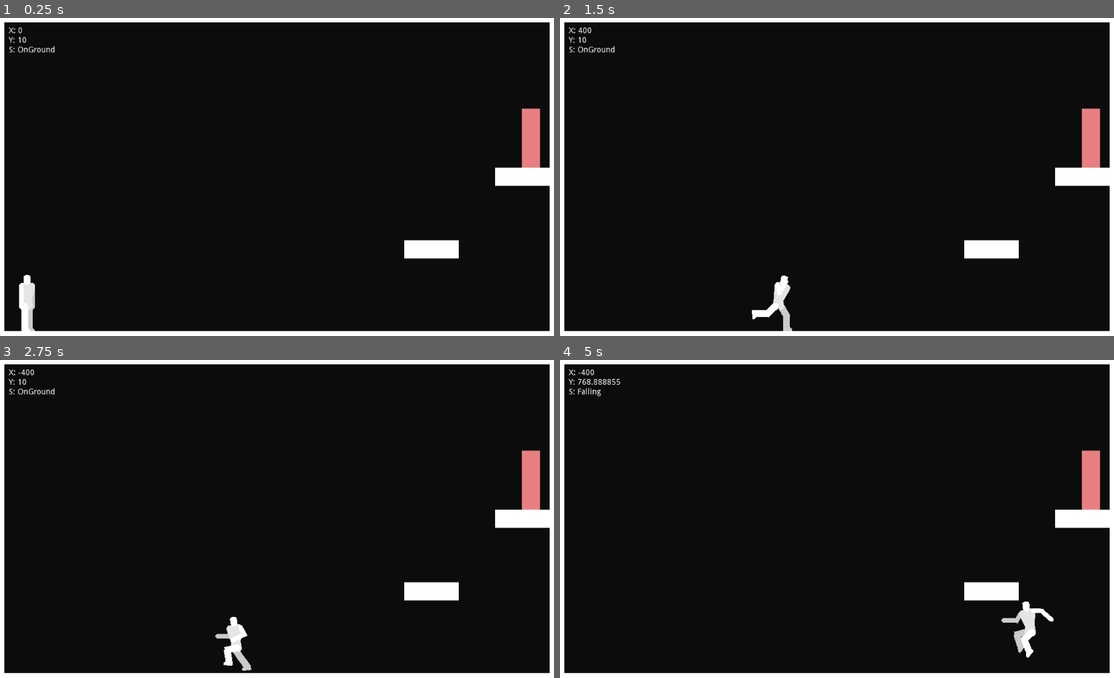
Above: before the commit, frames 1-4 (two rows, left to right).
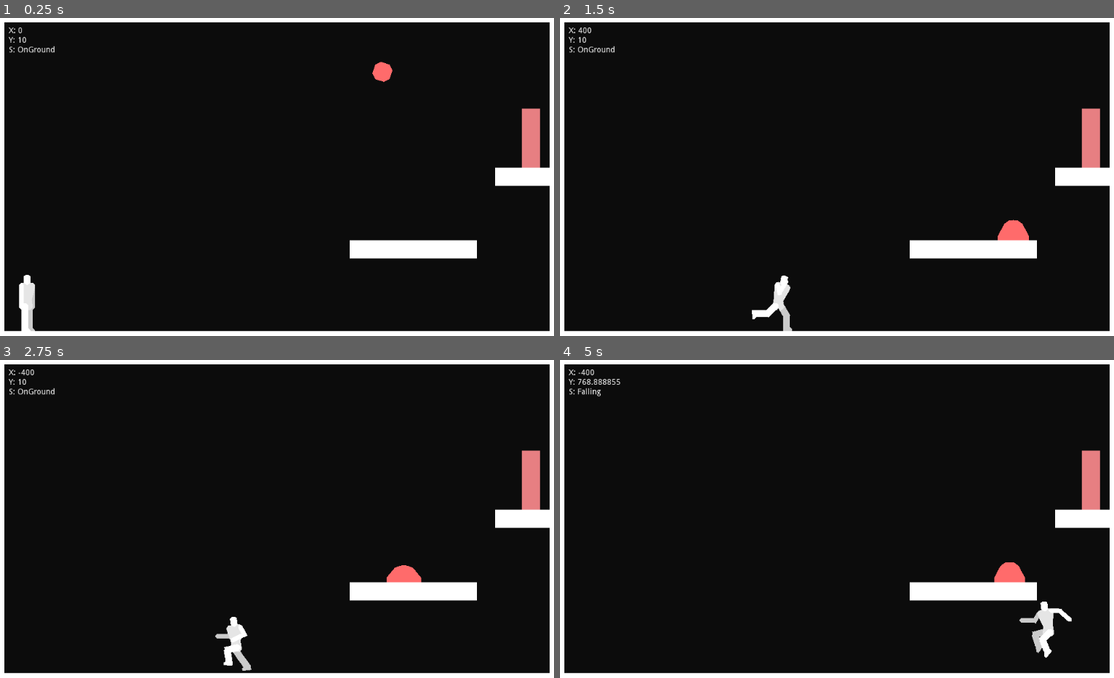
Above: after the commit, the same moments.

Repository: DarknessCatt/Lost-Soul
Game: Godot game, scene res://Maps/Debug_Map/Debug_Map.tscn
Two runs of this game, one before a commit and one after it. Both use one fixed random seed, a clock stepped at 60 frames per second and the inputs below. This scene is started directly instead of the project's main scene.
Inputs:
- Up to frame 1 (0.25 s): no input
- Up to frame 2 (1.5 s): hold C (hero_attack) 0.53-1.28 s; hold Right (hero_right) from 0.53 s (still down); tap Z (hero_jump) at 0.77 s; tap D (hero_heart) at 1.35 s
- Up to frame 3 (2.75 s): tap Z (hero_jump) at 1.52 s; release Right (hero_right) at 2.03 s; hold Left (hero_left) from 2.03 s (still down); hold C (hero_attack) from 2.03 s (still down)
- Up to frame 4 (5 s): release Left (hero_left) at 2.78 s; release C (hero_attack) at 2.78 s; hold Right (hero_right) 2.78-4.28 s; tap D (hero_heart) at 2.85, 4.35 s; tap Z (hero_jump) at 3.02, 3.77, 4.52 s; hold C (hero_attack) 3.53-4.28 s; hold Left (hero_left) from 4.28 s (still down)

The runs differ from the first frame. In frame 1, 1.0% of the frame differs, in the area x 63-87%, y 13-76%; in frame 2, 1.1%; in frame 3, 1.0%; in frame 4, 2.0%, in the area x 63-93%, y 63-94%.

Commit message:
Wandering Enemy

Diff:
--- /dev/null
+++ b/Lost_Soul/Classes/FSM.gd
@@ -0,0 +1,17 @@
+extends KinematicBody2D
+
+#FSM
+onready var cur_state : Node
+export(bool) var on_cutscene : bool = false
+
+##Functions
+func _input(event):
+	cur_state.input(self, event)
+
+func _physics_process(delta):
+	cur_state.update(self, delta)
+
+func _change_state(new_state : Node):
+	cur_state.exit(self)
+	cur_state = new_state
+	cur_state.enter(self)
--- /dev/null
+++ b/Lost_Soul/Classes/State.gd
@@ -0,0 +1,14 @@
+extends Node
+
+func enter(_Player : KinematicBody2D) -> void:
+	pass
+
+func exit(_Player : KinematicBody2D) -> void:
+	pass
+
+func update(_Player: KinematicBody2D, _delta : float) -> void:
+	pass
+
+func input(_Player: KinematicBody2D, _event : InputEvent) -> void:
+	#uhu
+	pass
--- /dev/null
+++ b/Lost_Soul/Entities/Enemies/Wandering_Enemies/Base_Wanderer.gd
@@ -0,0 +1,20 @@
+extends "res://Classes/FSM.gd"
+
+#Information
+onready var body : Node2D = $Body
+
+func _ready():
+	cur_state = $States/Walking
+	cur_state.enter(self)
+
+#Movement
+var speed : Vector2 = Vector2(0,0)
+
+#Functions
+func change_animation(anim : String) -> void:
+	$Body_Animations.play(anim)
+
+#Base_Functions
+func _input(_event):
+	#NPCs ignore inputs (most of the times)
+	pass
--- /dev/null
+++ b/Lost_Soul/Entities/Enemies/Wandering_Enemies/Base_Wanderer/Base_Wanderer.tscn
@@ -0,0 +1,27 @@
+[gd_scene load_steps=3 format=2]
+
+[ext_resource path="res://Entities/Enemies/Wandering_Enemies/Base_Wanderer/States/Falling.gd" type="Script" id=1]
+[ext_resource path="res://Entities/Enemies/Wandering_Enemies/Base_Wanderer/States/Walking.gd" type="Script" id=2]
+
+[node name="Base_Wanderer" type="KinematicBody2D"]
+collision_layer = 2
+collision_mask = 16
+
+[node name="Body_Animations" type="AnimationPlayer" parent="."]
+
+[node name="States" type="Node" parent="."]
+
+[node name="Walking" type="Node" parent="States"]
+script = ExtResource( 2 )
+
+[node name="Falling" type="Node" parent="States"]
+script = ExtResource( 1 )
+
+[node name="Body" type="Node2D" parent="."]
+
+[node name="Perception" type="Node2D" parent="."]
+
+[node name="Path_Checker" type="RayCast2D" parent="Perception"]
+enabled = true
+cast_to = Vector2( 0, 20 )
+collision_mask = 16
--- /dev/null
+++ b/Lost_Soul/Entities/Enemies/Wandering_Enemies/Base_Wanderer/States/Falling.gd
@@ -0,0 +1,46 @@
+extends "res://Classes/State.gd"
+
+#State info
+export(String) var state_anim : String = "Falling"
+
+#Movement info
+const NORMAL : Vector2 = Vector2(0, -1)
+export(int) var ACCEL : int = 2000
+export(int) var MAX_SPEED : int = 100
+export(float) var FRICTION : float = 0.75
+export(int) var GRAVITY : int = 3500
+export(int) var MAX_GRAV : int = 2000
+var dir : int = 1
+
+#Functions
+func enter(_Player : KinematicBody2D) -> void:
+	_Player.change_animation(state_anim)
+	dir = sign(_Player.speed.x)
+
+func update(_Player: KinematicBody2D, _delta : float) -> void:
+	var spdx : float = _Player.speed.x + dir*ACCEL*_delta
+
+	if sign(spdx) != dir : spdx *= FRICTION
+
+	if abs(spdx) > MAX_SPEED: spdx = MAX_SPEED*dir
+	elif abs(spdx) < 10: spdx = 0
+
+	if sign(spdx) != sign(_Player.speed.x):
+		match sign(spdx):
+			-1.0:
+				_Player.body.scale.x = -1
+			1.0:
+				_Player.body.scale.x = 1
+
+	_Player.speed.x = spdx
+
+	_Player.speed.y += GRAVITY*_delta
+	if _Player.speed.y > MAX_GRAV: _Player.speed.y = MAX_GRAV
+
+	_Player.move_and_slide(_Player.speed, NORMAL)
+
+	if _Player.is_on_wall():
+		_Player.speed.x *= -1
+
+	if _Player.is_on_floor():
+		_Player._change_state($"../Walking")
--- /dev/null
+++ b/Lost_Soul/Entities/Enemies/Wandering_Enemies/Base_Wanderer/States/Walking.gd
@@ -0,0 +1,60 @@
+extends "res://Classes/State.gd"
+
+#State info
+export(String) var state_anim : String = "Walking"
+export(int) var path_checker_dist : int = 0
+
+#Movement info
+const NORMAL : Vector2 = Vector2(0, -1)
+export(int) var ACCEL : int = 2000
+export(int) var MAX_SPEED : int = 100
+export(float) var FRICTION : float = 0.75
+var dir : int = 1
+onready var path_checker : RayCast2D = $"../../Perception/Path_Checker"
+
+#Functions
+func enter(_Player : KinematicBody2D) -> void:
+	_Player.change_animation(state_anim)
+	_Player.speed.y = 10
+
+	dir = sign(_Player.speed.x)
+	if dir == 0: dir = 1
+
+	path_checker.position.x = path_checker_dist*dir
+	path_checker.enabled = true
+
+func exit(_Player : KinematicBody2D) -> void:
+	path_checker.enabled = false
+
+func update(_Player: KinematicBody2D, _delta : float) -> void:
+	var spdx : float = _Player.speed.x + dir*ACCEL*_delta
+
+	if sign(spdx) != dir : spdx *= FRICTION
+
+	if abs(spdx) > MAX_SPEED: spdx = MAX_SPEED*dir
+	elif abs(spdx) < 10: spdx = 0
+
+	if sign(spdx) != sign(_Player.speed.x):
+		match sign(spdx):
+			-1.0:
+				_Player.body.scale.x = -1
+			1.0:
+				_Player.body.scale.x = 1
+
+	_Player.speed.x = spdx
+
+	_Player.move_and_slide(_Player.speed, NORMAL)
+
+	if not _Player.is_on_floor():
+		_Player._change_state($"../Falling")
+
+	if _Player.is_on_wall():
+		_Player.speed.x = 0
+		self.change_direction()
+
+	if path_checker.get_collider() == null:
+		self.change_direction()
+
+func change_direction() -> void:
+	dir *= -1
+	path_checker.position.x *= -1
--- /dev/null
+++ b/Lost_Soul/Entities/Enemies/Wandering_Enemies/Test_Wanderer/Test_Wanderer.gd
@@ -0,0 +1,8 @@
+extends "../Base_Wanderer.gd"
+
+var invencible = false
+
+func _hit(_damage : int, force : int, direction : Vector2):
+	#invencible = true
+	self.speed = direction.normalized()*force
+	#$Animation.play("Hit")
--- /dev/null
+++ b/Lost_Soul/Entities/Enemies/Wandering_Enemies/Test_Wanderer/Test_Wanderer.tscn
@@ -0,0 +1,115 @@
+[gd_scene load_steps=9 format=2]
+
+[ext_resource path="res://Entities/Enemies/Wandering_Enemies/Base_Wanderer/Base_Wanderer.tscn" type="PackedScene" id=1]
+[ext_resource path="res://Entities/Enemies/Wandering_Enemies/Test_Wanderer/Test_Wanderer.gd" type="Script" id=2]
+[ext_resource path="res://Entities/Combat/Hurtbox/Hurtbox.tscn" type="PackedScene" id=3]
+
+[sub_resource type="Animation" id=3]
+resource_name = "Falling"
+length = 0.2
+tracks/0/type = "value"
+tracks/0/path = NodePath("Body/Body:polygon")
+tracks/0/interp = 2
+tracks/0/loop_wrap = true
+tracks/0/imported = false
+tracks/0/enabled = true
+tracks/0/keys = {
+"times": PoolRealArray( 0, 0.2 ),
+"transitions": PoolRealArray( 1, 1 ),
+"update": 0,
+"values": [ PoolVector2Array( -16, -24, -8, -26, 0, -28, 8, -26, 16, -24, 32, -8, 32, 0, -32, 0, -32, -8 ), PoolVector2Array( -16, -24, -8, -32, 0, -32, 8, -32, 16, -24, 16, -8, 8, 0, -8, 0, -16, -8 ) ]
+}
+
+[sub_resource type="Animation" id=4]
+resource_name = "Falling Loop"
+length = 0.5
+loop = true
+tracks/0/type = "value"
+tracks/0/path = NodePath("Body/Body:rotation_degrees")
+tracks/0/interp = 1
+tracks/0/loop_wrap = true
+tracks/0/imported = false
+tracks/0/enabled = true
+tracks/0/keys = {
+"times": PoolRealArray( 0, 0.5 ),
+"transitions": PoolRealArray( 1, 1 ),
+"update": 0,
+"values": [ 0.0, 180.0 ]
+}
+
+[sub_resource type="Animation" id=1]
+resource_name = "Walking"
+length = 0.7
+loop = true
+step = 0.01
+tracks/0/type = "value"
+tracks/0/path = NodePath("Body/Body:polygon")
+tracks/0/interp = 2
+tracks/0/loop_wrap = true
+tracks/0/imported = false
+tracks/0/enabled = true
+tracks/0/keys = {
+"times": PoolRealArray( 0, 0.35 ),
+"transitions": PoolRealArray( 1, 1 ),
+"update": 0,
+"values": [ PoolVector2Array( -16, -24, -8, -26, 0, -28, 8, -26, 16, -24, 32, -8, 32, 0, -32, 0, -32, -8 ), PoolVector2Array( -16, -32, -8, -40, 0, -40, 8, -40, 16, -32, 24, -8, 24, 0, -24, 0, -24, -8 ) ]
+}
+tracks/1/type = "value"
+tracks/1/path = NodePath("Body/Body:rotation_degrees")
+tracks/1/interp = 1
+tracks/1/loop_wrap = true
+tracks/1/imported = false
+tracks/1/enabled = true
+tracks/1/keys = {
+"times": PoolRealArray( 0 ),
+"transitions": PoolRealArray( 1 ),
+"update": 0,
+"values": [ 0.0 ]
+}
+
+[sub_resource type="CapsuleShape2D" id=5]
+radius = 14.0
+height = 38.0
+
+[sub_resource type="RectangleShape2D" id=2]
+extents = Vector2( 32, 8 )
+
+[node name="Test_Wanderer" instance=ExtResource( 1 )]
+script = ExtResource( 2 )
+
+[node name="Body_Animations" parent="." index="0"]
+anims/Falling = SubResource( 3 )
+"anims/Falling Loop" = SubResource( 4 )
+anims/Walking = SubResource( 1 )
+next/Falling = "Falling Loop"
+
+[node name="Walking" parent="States" index="0"]
+path_checker_dist = 32
+ACCEL = 800
+FRICTION = 0.8
+
+[node name="Falling" parent="States" index="1"]
+GRAVITY = 2000
+MAX_GRAV = 1000
+
+[node name="Body" type="Polygon2D" parent="Body" index="0"]
+position = Vector2( 0, -8 )
+color = Color( 1, 0.42, 0.42, 1 )
+offset = Vector2( 0, 16 )
+polygon = PoolVector2Array( -16, -24, -8, -26, 0, -28, 8, -26, 16, -24, 32, -8, 32, 0, -32, 0, -32, -8 )
+
+[node name="Hurtbox" parent="Body" index="1" instance=ExtResource( 3 )]
+position = Vector2( 0, -6 )
+Id = 2
+Character = NodePath("../..")
+hit_effect_dist = 16
+
+[node name="CollisionShape2D" type="CollisionShape2D" parent="Body/Hurtbox" index="1"]
+rotation = 1.5708
+shape = SubResource( 5 )
+
+[node name="Collision" type="CollisionShape2D" parent="." index="3"]
+shape = SubResource( 2 )
+
+[node name="Path_Checker" parent="Perception" index="0"]
+cast_to = Vector2( 0, 10 )
--- a/Lost_Soul/Maps/Debug_Map/Debug_Map.gd
+++ b/Lost_Soul/Maps/Debug_Map/Debug_Map.gd
@@ -1,4 +1,4 @@
 extends Node2D
 
-func _process(delta):
+func _process(_delta):
 	$Info.set_text("X: " + str($Hero.speed.x) + "\nY: " + str($Hero.speed.y) + "\nS: " + str($Hero.cur_state.name))
--- a/Lost_Soul/Maps/Debug_Map/Debug_Map.tscn
+++ b/Lost_Soul/Maps/Debug_Map/Debug_Map.tscn
@@ -1,9 +1,10 @@
-[gd_scene load_steps=5 format=2]
+[gd_scene load_steps=6 format=2]
 
 [ext_resource path="res://Entities/Hero/Hero.tscn" type="PackedScene" id=1]
 [ext_resource path="res://Tilesets/Placeholder_White/Placeholder_White.tscn" type="PackedScene" id=2]
 [ext_resource path="res://Entities/Props/Sandbag/Sandbag.tscn" type="PackedScene" id=3]
 [ext_resource path="res://Maps/Debug_Map/Debug_Map.gd" type="Script" id=4]
+[ext_resource path="res://Entities/Enemies/Wandering_Enemies/Test_Wanderer/Test_Wanderer.tscn" type="PackedScene" id=5]
 
 [node name="Debug_Map" type="Node2D"]
 script = ExtResource( 4 )
@@ -15,7 +16,7 @@
 position = Vector2( 72, 504 )
 
 [node name="Placeholder_White" parent="." instance=ExtResource( 2 )]
-tile_data = PoolIntArray( 0, 0, 0, 1, 0, 0, 2, 0, 0, 3, 0, 0 …(630 unchanged characters)… , 0, 0, 786463, 0, 0, 851968, 0, 0, 851991, 0, 0, 851992, 0, 0, 851993, 0, 0, 851999, 0, 0, 917504, 0, 0, 9175 …(578 unchanged characters)…
+tile_data = PoolIntArray( 0, 0, 0, 1, 0, 0, 2, 0, 0, 3, 0, 0 …(630 unchanged characters)… , 0, 0, 786463, 0, 0, 851968, 0, 0, 851988, 0, 0, 851989, 0, 0, 851990, 0, 0, 851991, 0, 0, 851992, 0, 0, 851993, 0, 0, 851994, 0, 0, 851999, 0, 0, 917504, 0, 0, 9175 …(578 unchanged characters)…
 
 [node name="Info" type="Label" parent="."]
 margin_left = 39.9008
@@ -26,3 +27,6 @@
 __meta__ = {
 "_edit_use_anchors_": false
 }
+
+[node name="Test_Wanderer" parent="." instance=ExtResource( 5 )]
+position = Vector2( 675.237, 66.5002 )
